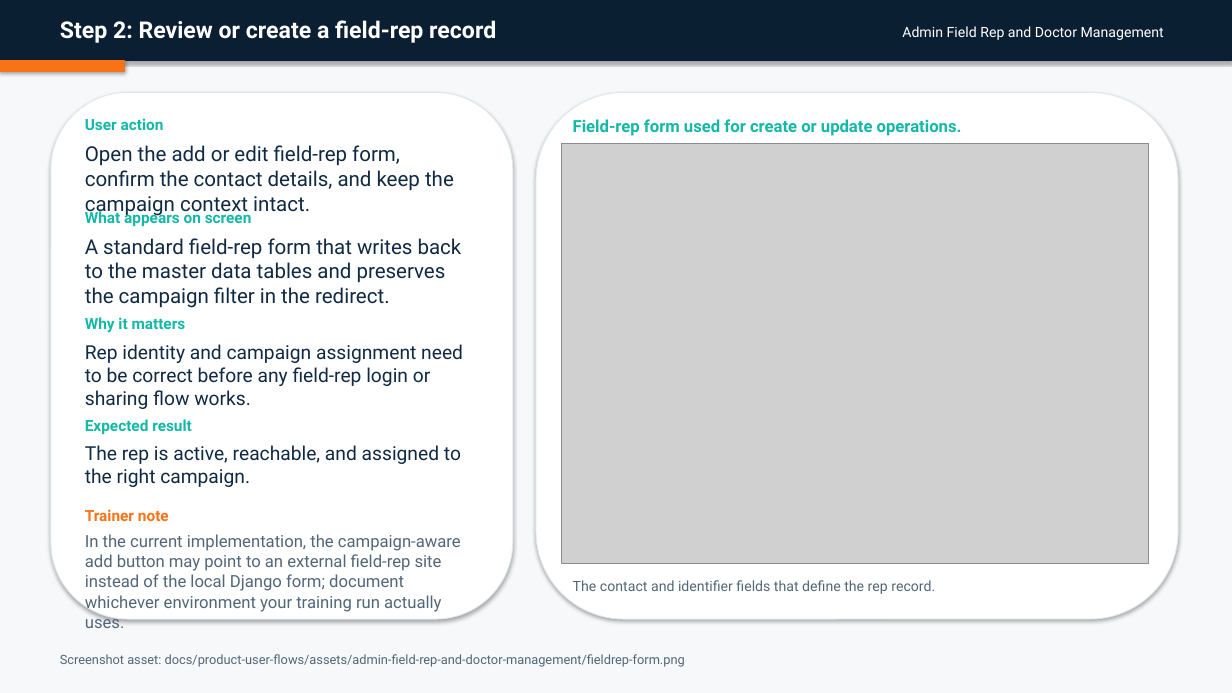
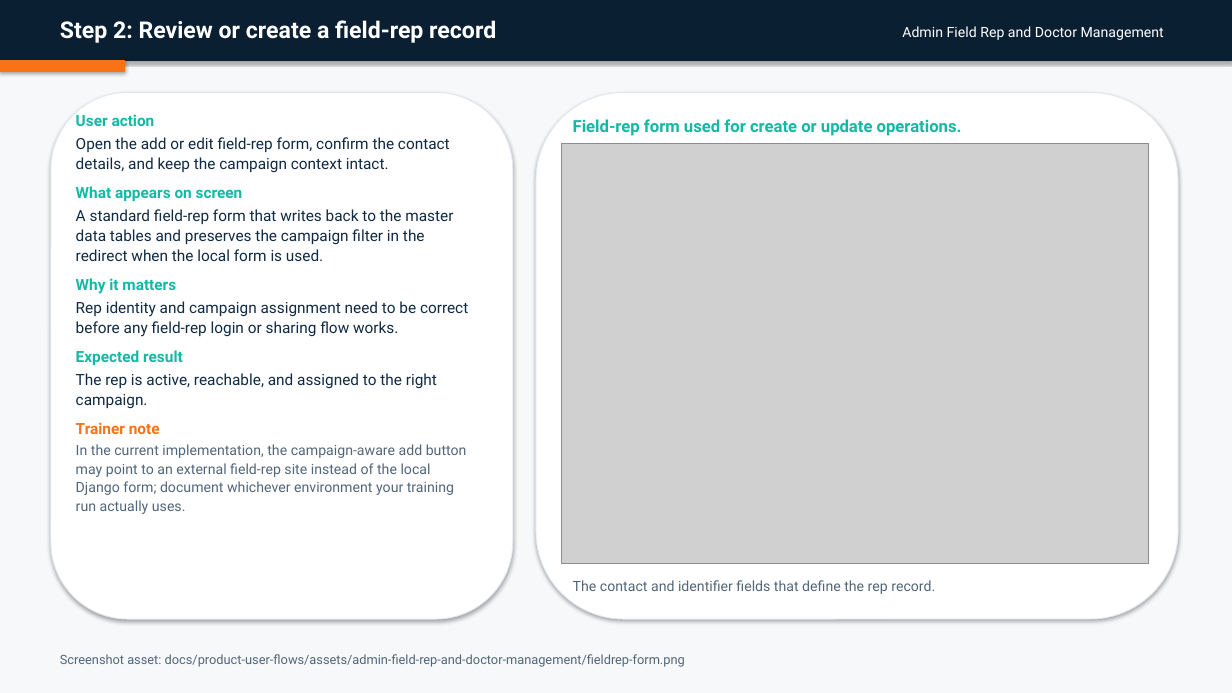
Before and after one commit to admin-masters/inclinic-education-system, a slide deck: slide 4 of output/doc/user-flow-decks/04-admin-field-rep-and-doctor-management.pptx. Drawn at 1232x693 pixels with LibreOffice and Linux fonts; fonts in the diff are those of the drawing; grey boxes stand for pictures. Boxes give left, top, right and bottom in pixels: in the first picture for what was removed or moved away, otherwise in the second. Text is boxed around its words. In the diff, an @@ line names an element or a change of style, - is before the commit and + after.

Commit message:
sync user flow deck details with live product

```diff
--- a/output/doc/user-flow-decks/04-admin-field-rep-and-doctor-management.pptx
+++ b/output/doc/user-flow-decks/04-admin-field-rep-and-doctor-management.pptx
@@ text added at <box>76,114,468,514</box>, 12 pt, text #102A43 @@
+User action
+Open the add or edit field-rep form, confirm the contact details, and keep the campaign context intact.
+What appears on screen
+A standard field-rep form that writes back to the master data tables and preserves the campaign filter in the redirect when the local form is used.
+Why it matters
+Rep identity and campaign assignment need to be correct before any field-rep login or sharing flow works.
+Expected result
+The rep is active, reachable, and assigned to the right campaign.
+Trainer note
+In the current implementation, the campaign-aware add button may point to an external field-rep site instead of the local Django form; document whichever environment your training run actually uses.
@@ text removed at <box>85,118,164,130</box> @@
-User action
@@ text removed at <box>85,145,454,217</box> @@
-Open the add or edit field-rep form, confirm the contact details, and keep the campaign context intact.
@@ text removed at <box>85,209,252,226</box> @@
-What appears on screen
@@ text removed at <box>85,238,462,308</box> @@
-A standard field-rep form that writes back to the master data tables and preserves the campaign filter in the redirect.
@@ text removed at <box>85,317,186,333</box> @@
-Why it matters
@@ text removed at <box>85,344,463,409</box> @@
-Rep identity and campaign assignment need to be correct before any field-rep login or sharing flow works.
@@ text removed at <box>85,419,192,434</box> @@
-Expected result
@@ text removed at <box>85,445,461,487</box> @@
-The rep is active, reachable, and assigned to the right campaign.
@@ text removed at <box>85,509,169,521</box> @@
-Trainer note
@@ text removed at <box>85,534,461,628</box> @@
-In the current implementation, the campaign-aware add button may point to an external field-rep site instead of the local Django form; document whichever environment your training run actually uses.
```
Also in this commit, not shown: 6 other slides changed, 35 other files.
